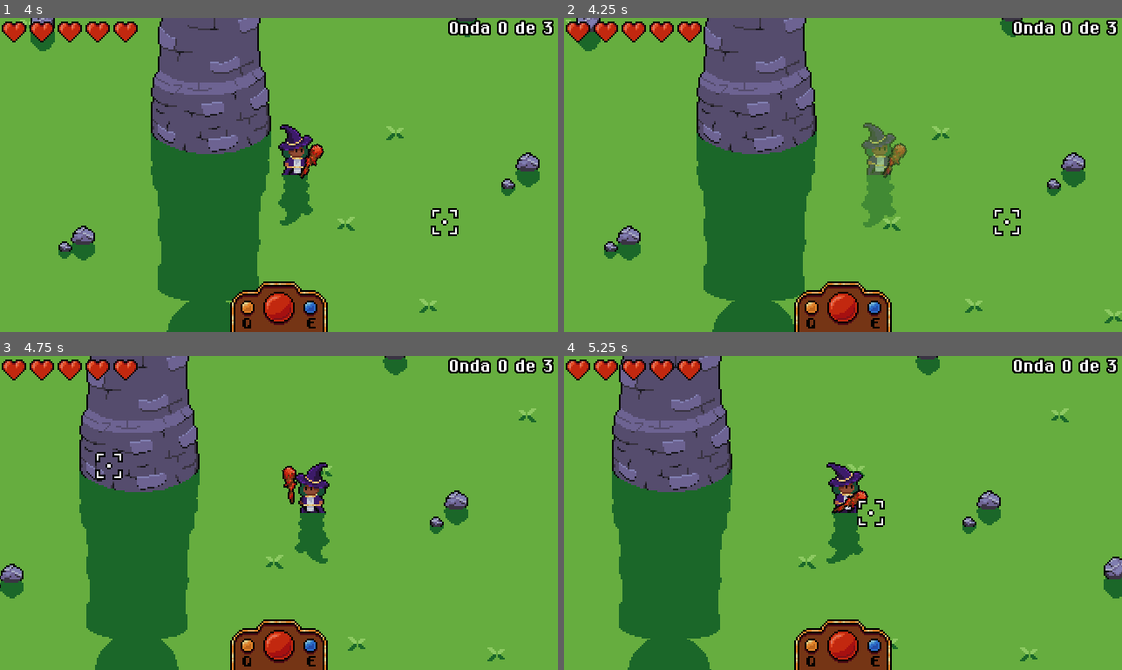
Above: before the commit, frames 1-4 (two rows, left to right).
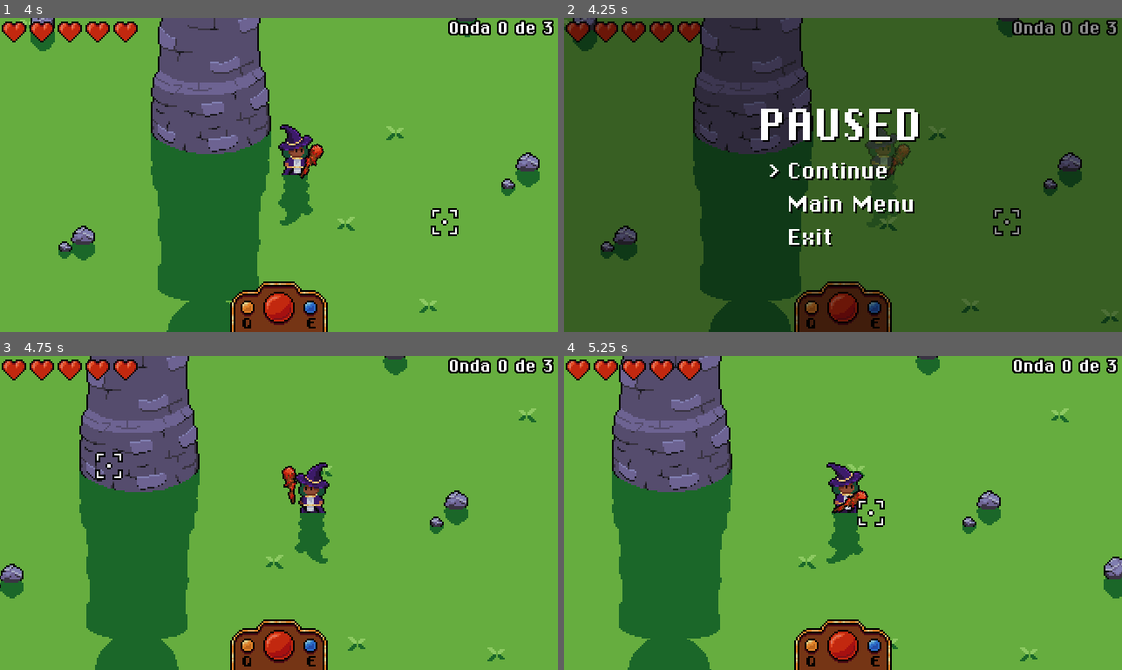
Above: after the commit, the same moments.

Repository: Triceru179/GameJam5
Game: Godot game, scene res://scenes/MainMenu.tscn
The game is run twice, just before and just after one commit, with the same random seed, the same clock (stepped at 60 frames per second) and the same inputs.
Inputs (mouse positions are in pixels of both pictures, inside the frame that each line leads up to):
- Up to frame 1 (4 s): tap Enter (ui_accept) at 0.5, 1.52, 1.55, 1.82, 2.85, 3.02, 3.32, 3.77, 3.8 s; move the mouse to (401, 159) at 0.52 s; hold E (action_color_swap_right) 0.53-1.28 s; hold Enter (ui_accept) 0.53-1.28 s; move the mouse to (167, 190) at 1.27 s; hold Down (ui_down) 1.28-2.03 s; right-click (167, 190) at 1.35 s; move the mouse to (334, 105) at 2.02 s; hold E (action_color_swap_right) 2.03-2.78 s; hold Enter (ui_accept) 2.03-2.78 s; click (334, 105) at 2.1 s; move the mouse to (251, 237) at 2.77 s; hold Up (ui_up) 2.78-3.53 s; move the mouse to (446, 222) at 3.52 s; hold Q (action_color_swap_left) from 3.53 s (still down); hold Right mouse button (action_dash) from 3.53 s (still down)
- Up to frame 2 (4.25 s): keep holding Q (action_color_swap_left); keep holding Right mouse button (action_dash); tap Enter (ui_accept) at 4.07 s; tap Escape (ui_cancel) at 4.15 s
- Up to frame 3 (4.75 s): keep holding Q (action_color_swap_left); move the mouse to (111, 465) at 4.27 s; release Right mouse button (action_dash) at 4.28 s; click (111, 465) at 4.35 s; tap Enter (ui_accept) at 4.52, 4.55 s
- Up to frame 4 (5.25 s): tap Enter (ui_accept) at 4.82 s; move the mouse to (870, 513) at 5.02 s; release Q (action_color_swap_left) at 5.03 s; hold Down (ui_down) from 5.03 s (still down); hold Enter (ui_accept) from 5.03 s (still down)

Frame 1 is identical in both runs. In frame 2, 98% of the frame differs, in the area x 0-100%, y 0-100%; in frame 3, less than 0.1%; in frame 4, less than 0.1%.

Commit message:
Solved menus bug

Diff:
--- a/menu/death_menu/death_menu.gd
+++ b/menu/death_menu/death_menu.gd
@@ -51,9 +51,8 @@
 
 func set_visible(is_visible):
 	for node in get_children():
-		if node.get("visible"):
+		if node.get_indexed("visible") != null:
 			node.visible = is_visible
 
 func _on_Player_died():
-	set_current_selection(0)
 	active = !active
--- a/menu/main_menu/main_menu.gd
+++ b/menu/main_menu/main_menu.gd
@@ -14,6 +14,9 @@
 	active = true
 
 func _process(_delta):
+	if !active:
+		return
+
 	if Input.is_action_just_pressed("ui_down"):
 		current_selection = wrapi(current_selection + 1, 0, 3)
 		set_current_selection(current_selection)
@@ -29,6 +32,7 @@
 
 	match _current_selection:
 		0:
+			active = false
 			Globals.change_scene(load("res://scenes/Introduction.tscn"))
 		1:
 			print("Add options!")
--- a/menu/pause_menu/pause_menu.gd
+++ b/menu/pause_menu/pause_menu.gd
@@ -15,18 +15,18 @@
 	var player = get_tree().get_current_scene().get_node("World/Player")
 	player.connect("died", self, "_on_Player_died")
 
-func _input(event):
-	if event.is_action_pressed("ui_cancel"):
+func _process(_delta):
+	if Input.is_action_just_pressed("ui_cancel"):
 		_pause_unpause()
 
 	if get_tree().paused:
-		if event.is_action_pressed("ui_down"):
+		if Input.is_action_just_pressed("ui_down"):
 			current_selection = wrapi(current_selection + 1, 0, 3)
 			set_current_selection(current_selection)
-		elif event.is_action_pressed("ui_up"):
+		elif Input.is_action_just_pressed("ui_up"):
 			current_selection = wrapi(current_selection - 1, 0, 3)
 			set_current_selection(current_selection)
-		elif event.is_action_pressed("ui_accept"):
+		elif Input.is_action_just_pressed("ui_accept"):
 			handle_selection(current_selection)
 
 func handle_selection(_current_selection):
@@ -37,7 +37,8 @@
 		0:
 			_pause_unpause()
 		1:
-			Globals.change_scene(load("res://scenes/MainMenu.tscn"))
+			_pause_unpause()
+			Globals.call_deferred("change_scene", load("res://scenes/MainMenu.tscn"))
 		2:
 			get_tree().quit()
 
@@ -54,14 +55,14 @@
 
 func set_visible(is_visible):
 	for node in get_children():
-		if node.get("visible"):
+		if node.get_indexed("visible") != null:
 			node.visible = is_visible
 
 func _pause_unpause():
-	set_current_selection(0)
 	set_visible(!get_tree().paused)
 	get_tree().paused = !get_tree().paused
 	active = !active
+	set_current_selection(0)
 
 func _on_Player_died():
 	queue_free()
--- a/scenes/Introduction.tscn
+++ b/scenes/Introduction.tscn
@@ -1,8 +1,9 @@
-[gd_scene load_steps=4 format=2]
+[gd_scene load_steps=5 format=2]
 
 [ext_resource path="res://menu/Chicago.tres" type="DynamicFont" id=1]
 [ext_resource path="res://ui/transition_scene.gd" type="Script" id=2]
 [ext_resource path="res://scenes/Tutorial.tscn" type="PackedScene" id=3]
+[ext_resource path="res://MenuAccept.tscn" type="PackedScene" id=4]
 
 [node name="Introduction" type="ColorRect"]
 anchor_right = 1.0
@@ -27,3 +28,5 @@
 custom_fonts/font = ExtResource( 1 )
 custom_colors/font_color_shadow = Color( 0, 0, 0, 1 )
 text = "Colorful"
+
+[node name="MenuAccept" parent="." instance=ExtResource( 4 )]
--- a/scenes/Tutorial.tscn
+++ b/scenes/Tutorial.tscn
@@ -7,6 +7,7 @@
 [ext_resource path="res://menu/ChiKareGo2.ttf" type="DynamicFontData" id=5]
 [ext_resource path="res://ui/transition_scene.gd" type="Script" id=6]
 [ext_resource path="res://scenes/Game.tscn" type="PackedScene" id=7]
+[ext_resource path="res://MenuAccept.tscn" type="PackedScene" id=8]
 
 [sub_resource type="DynamicFont" id=1]
 size = 20
@@ -284,3 +285,5 @@
 
 [node name="AnimationPlayer" type="AnimationPlayer" parent="."]
 anims/idle = SubResource( 6 )
+
+[node name="MenuAccept" parent="." instance=ExtResource( 8 )]
--- a/ui/transition_scene.gd
+++ b/ui/transition_scene.gd
@@ -8,4 +8,5 @@
 
 func _input(event):
 	if event.is_action_pressed("ui_accept"):
+		$MenuAccept.play()
 		Globals.change_scene(next_scene)
Not shown: 1 places in scenes/Tutorial.tscn that only renumber resources
